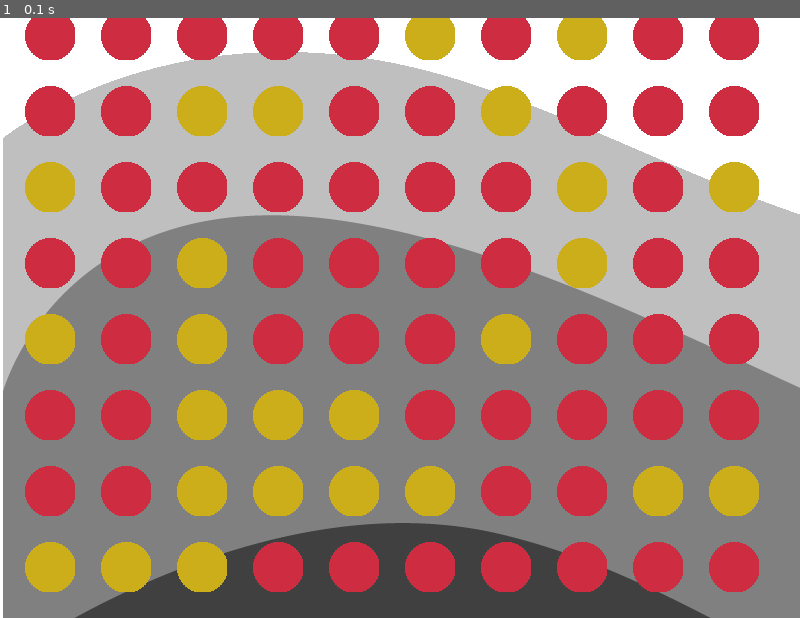
Above: before the commit, frame 1.
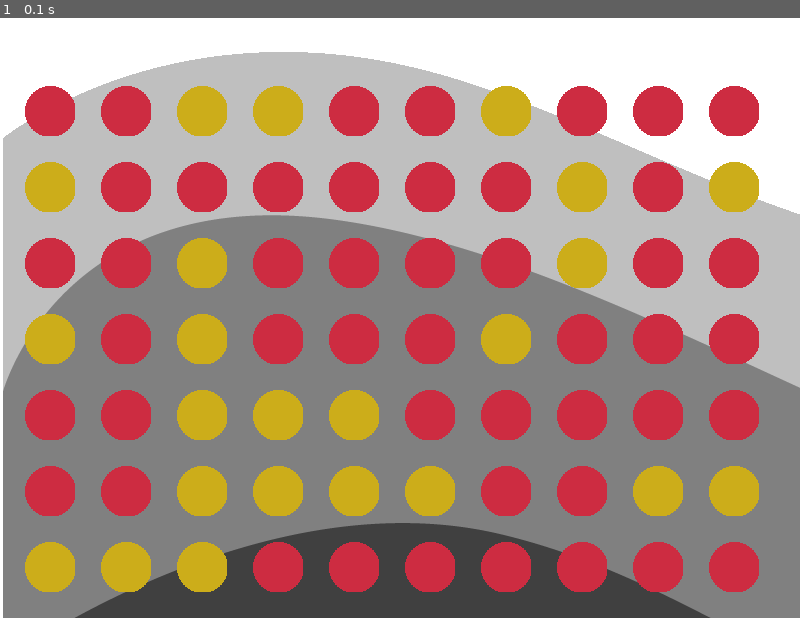
Above: after the commit, the same moment.

Repository: Doradalberto/Pygame
Game: pygame game, started from Game.py
Two runs of this game, one before a commit and one after it. Both use one fixed random seed, a clock stepped at 60 frames per second and the inputs below.
Inputs:
- Up to frame 1 (0.1 s): no input

The runs differ from the first frame. In frame 1, 3.8% of the frame differs, in the area x 3-95%, y 0-7%.

Commit message:
Colocando todas as cores

Diff:
--- a/Game.py
+++ b/Game.py
@@ -294,7 +294,7 @@
 x = 25
 y = HEIGHT-76
 
-for e in range(10):
+for e in range(7):
     for i in range(10):
         a1 = Bolinhas(x, y)
         all_sprites.add(a1)
